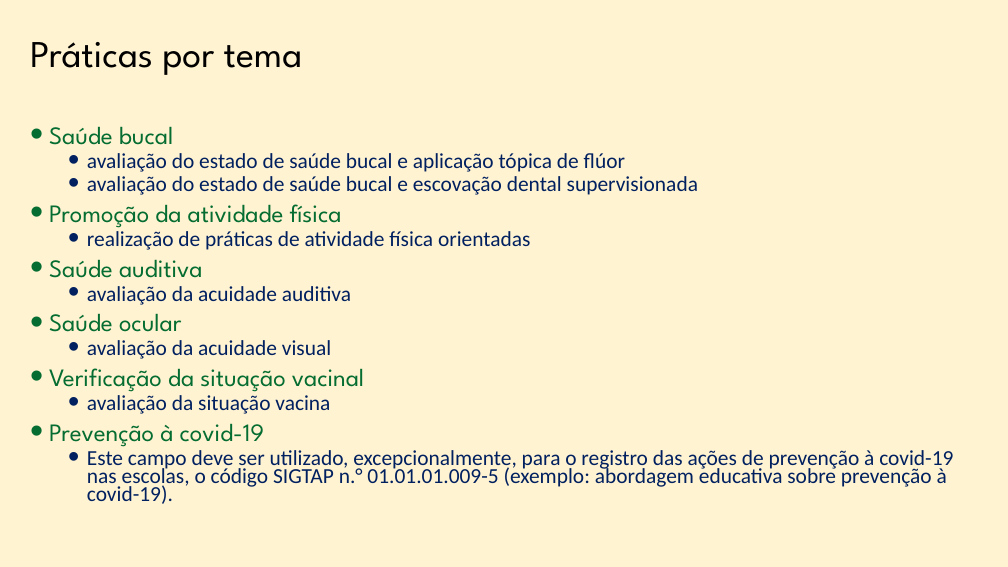
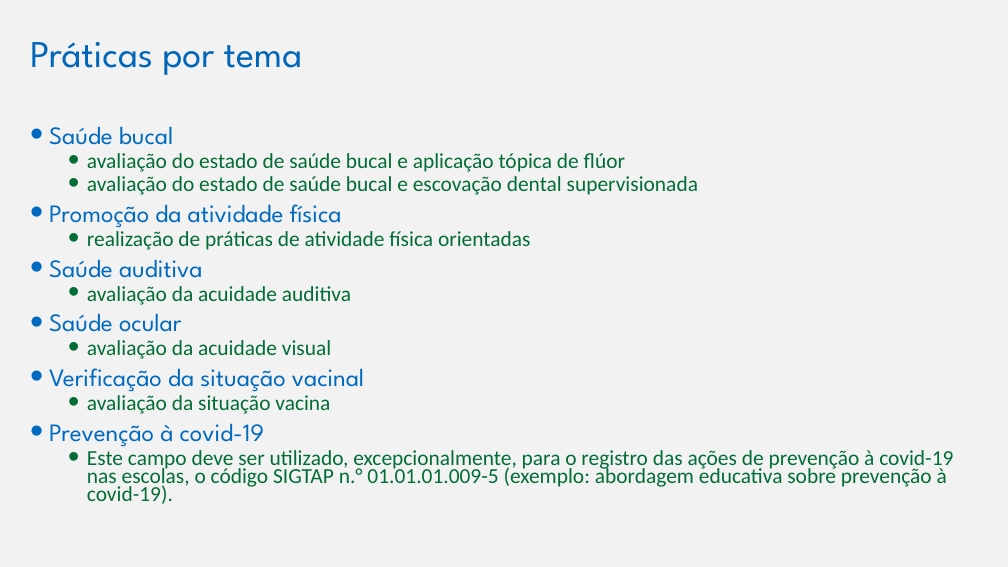
Before and after one commit to marfontenele2/MeusCursos, a slide deck: slide 23 of PSE.pptx (slide 22 before the commit). Drawn at 1008x567 pixels with LibreOffice and Linux fonts; fonts in the diff are those of the drawing; background and template pictures are left out. Boxes give left, top, right and bottom in pixels: in the first picture for what was removed or moved away, otherwise in the second. Text is boxed around its words. In the diff, an @@ line names an element or a change of style, - is before the commit and + after.

```diff
--- a/PSE.pptx
+++ b/PSE.pptx
@@ background #FFC000 at 18% opacity to #F2F2F2 @@
@@ title "Práticas por tema" at box(30, 42, 303, 75): text colour #000000 to #0066B9 @@
@@ text "Saúde bucal" at box(49, 126, 953, 504): text colour #056D31 to #006AC1 in "Saúde bucal", "Promoção da atividade física", "Saúde auditiva", "Saúde ocular" and 2 more places; text colour #002060 to #036D36 in "avaliação do estado de saúde bucal e ...", "avaliação do estado de saúde bucal e ...", "realização de práticas de atividade física orientadas", "avaliação da acuidade auditiva" and 3 more places @@
```
Also in this commit, not shown: 20 other slides changed, 2 slides added, 1 slide removed, 1 other file.
